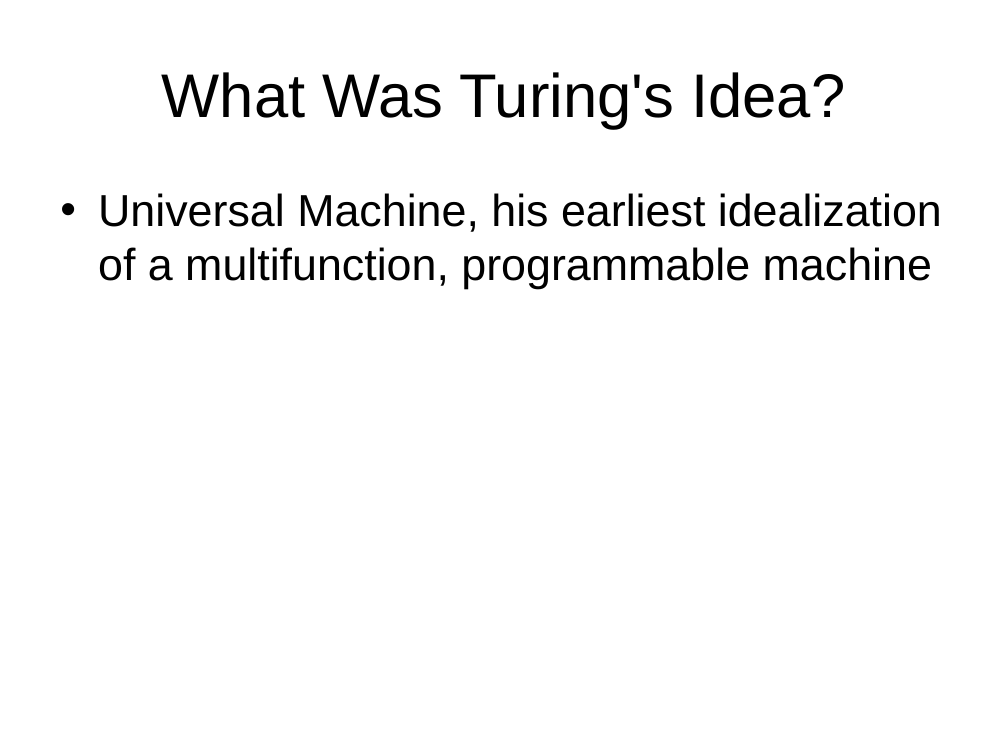
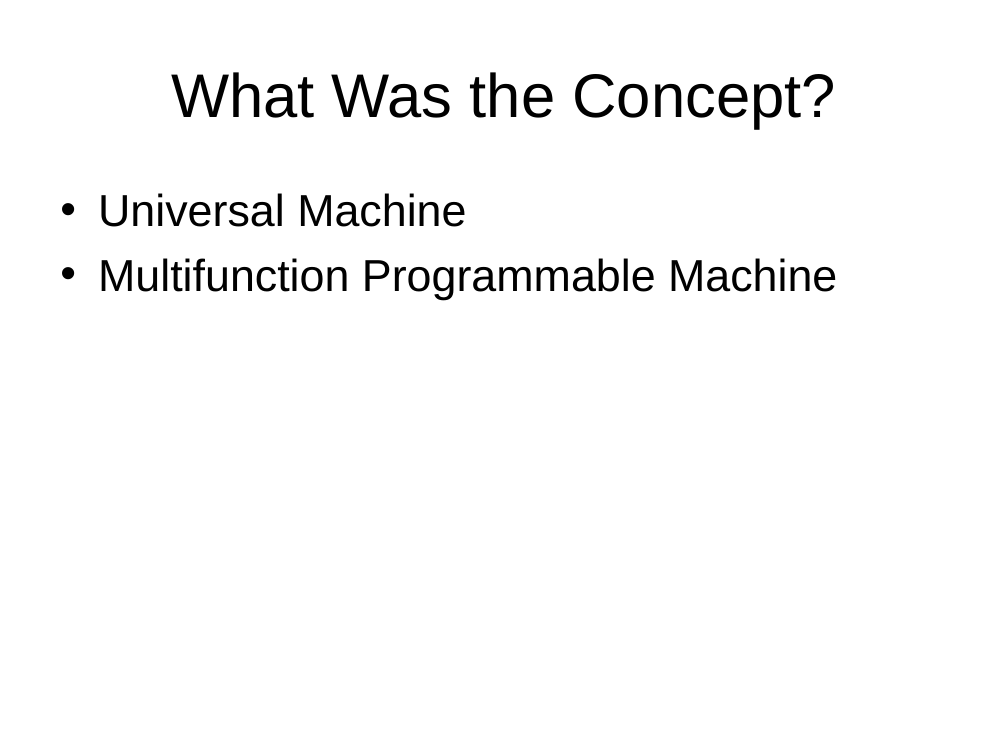
Before and after one commit to YourMistake/Indep-Learning, a slide deck: slide 4 of How War Patronized the Rise of the Computer.ppt (slide 3 before the commit). Drawn at 1008x756 pixels with LibreOffice and Linux fonts; fonts in the diff are those of the drawing. Boxes give left, top, right and bottom in pixels: in the first picture for what was removed or moved away, otherwise in the second. Text is boxed around its words. In the diff, an @@ line names an element or a change of style, - is before the commit and + after.

```diff
--- a/How War Patronized the Rise of the Computer.ppt
+++ b/How War Patronized the Rise of the Computer.ppt
@@ title at <box>171,72,836,129</box>: text changed @@
-What Was Turing's Idea?
+What Was the Concept?
@@ text at <box>98,193,837,300</box>: text changed @@
-• Universal Machine, his earliest idealization of a multifunction, programmable machine
+• Universal Machine
+• Multifunction Programmable Machine
```
Also in this commit, not shown: 1 other slide changed, 1 slide added, 15 other files.
